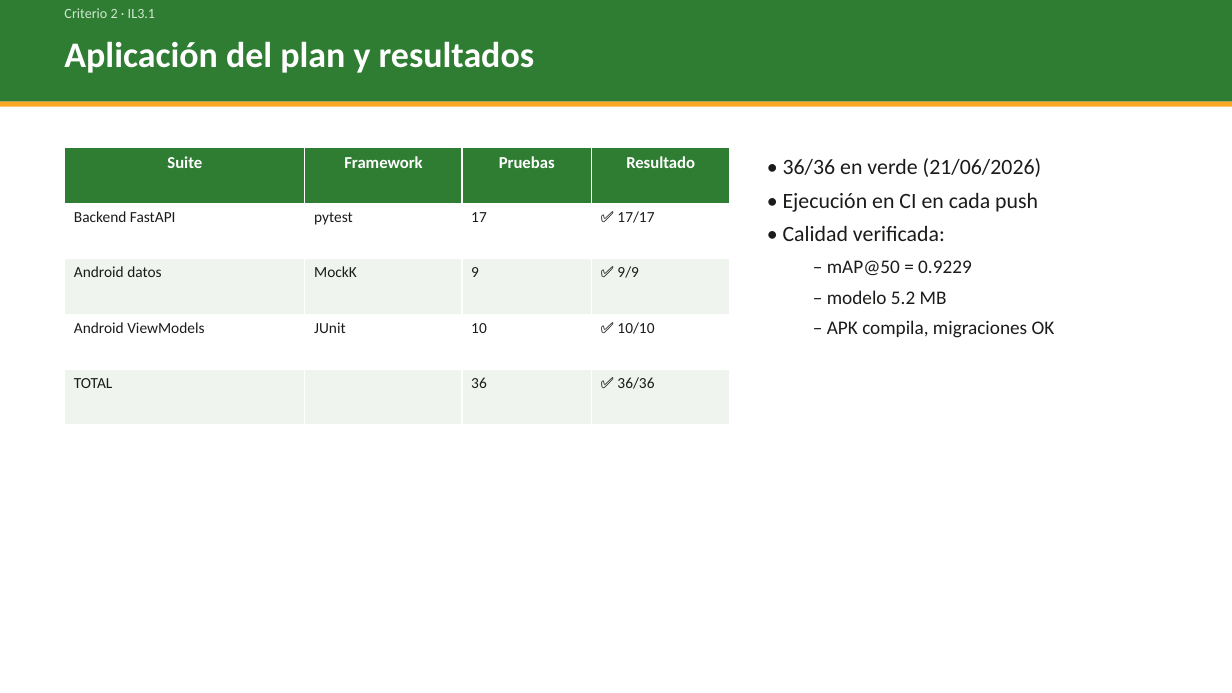
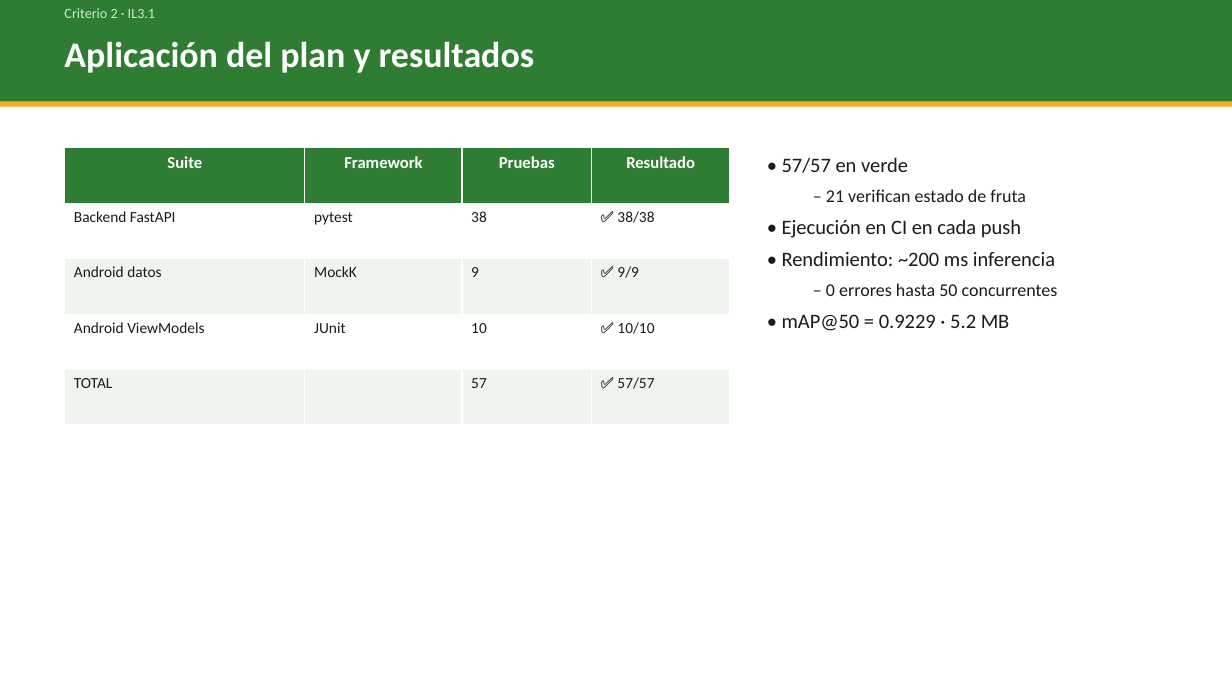
Before and after one commit to apotheosisss/MaduraApp-Produccion, a slide deck: slide 5 of Documentación/Evaluacion_3/MaduraApp_Presentacion_Evaluacion3_GRABAR.pptx. Drawn at 1232x693 pixels with LibreOffice and Linux fonts; fonts in the diff are those of the drawing. Boxes give left, top, right and bottom in pixels: in the first picture for what was removed or moved away, otherwise in the second. Text is boxed around its words. In the diff, an @@ line names an element or a change of style, - is before the commit and + after.

Commit message:
feat(ev3): observaciones del docente — tests de estado de fruta, rendimiento y actas
- test_inference.py: 21 pruebas de verificación del ESTADO DE MADUREZ (prioridad)
  (clase -> fruta/estado/color/recomendación; umbral; filtro). Backend ahora 38 tests.
- medir_rendimiento.py + 09_Pruebas_Rendimiento.md: tiempos de respuesta y carga
  con usuarios concurrentes en ambiente controlado (0 errores hasta 50 concurrentes).
- 3 actas de avance (EP1/EP2/EP3) en PDF, con datos, entregables y doble firma.
- actualizar conteo a 57 pruebas (38+19) en plan, informe, guiones, PPT y reporte HTML.

```diff
--- a/Documentación/Evaluacion_3/MaduraApp_Presentacion_Evaluacion3_GRABAR.pptx
+++ b/Documentación/Evaluacion_3/MaduraApp_Presentacion_Evaluacion3_GRABAR.pptx
@@ table at [65, 148, 730, 425] @@
-row 2, column 3: 17
+row 2, column 3: 38
-row 2, column 4: ✅ 17/17
+row 2, column 4: ✅ 38/38
-row 5, column 3: 36
+row 5, column 3: 57
-row 5, column 4: ✅ 36/36
+row 5, column 4: ✅ 57/57
@@ text at [782, 157, 1026, 202]: text changed; size 17 to 14 pt @@
-• 36/36 en verde (21/06/2026)
+• 57/57 en verde
+  – 21 verifican estado de fruta
@@ text at [782, 219, 1021, 238]: size 17 to 16 pt in "• Ejecución en CI en cada push" @@
@@ text at [782, 251, 1058, 331]: text changed; size 15 to 16 pt @@
-• Calidad verificada:
-  – mAP@50 = 0.9229
-  – modelo 5.2 MB
-  – APK compila, migraciones OK
+• Rendimiento: ~200 ms inferencia
+  – 0 errores hasta 50 concurrentes
+• mAP@50 = 0.9229 · 5.2 MB
```
Also in this commit, not shown: 2 other slides changed, 25 other files.
